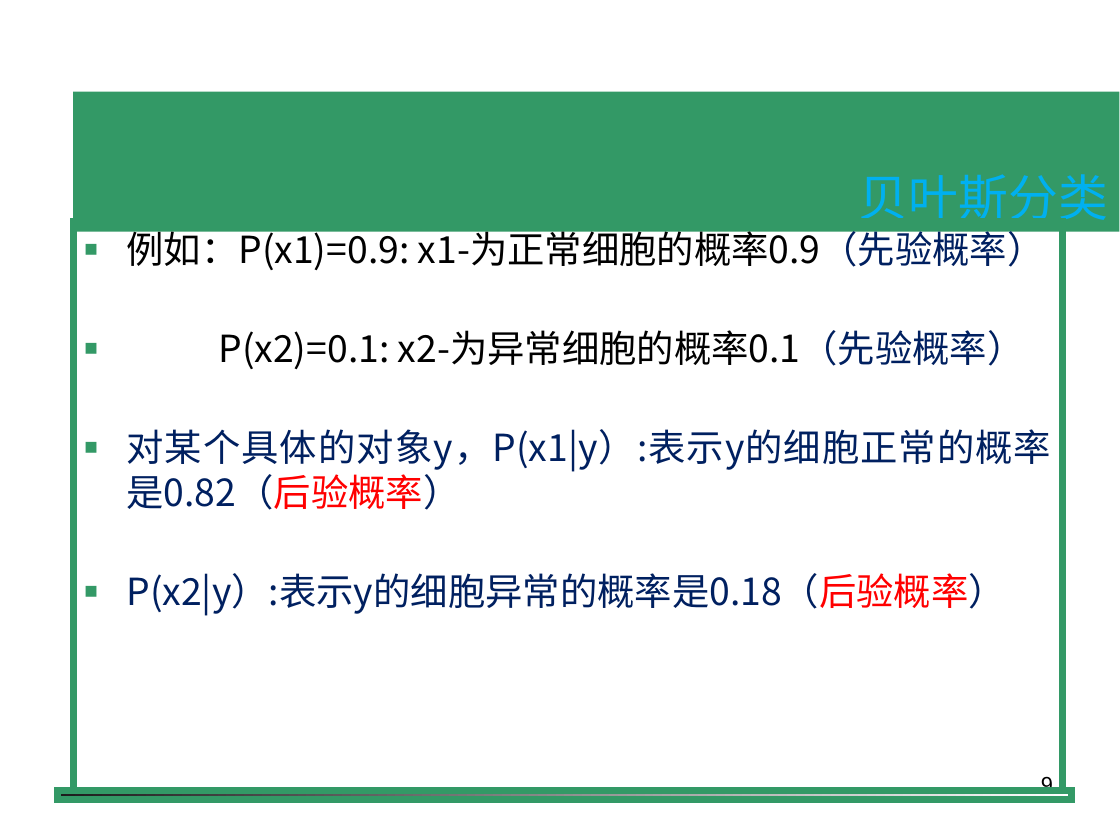
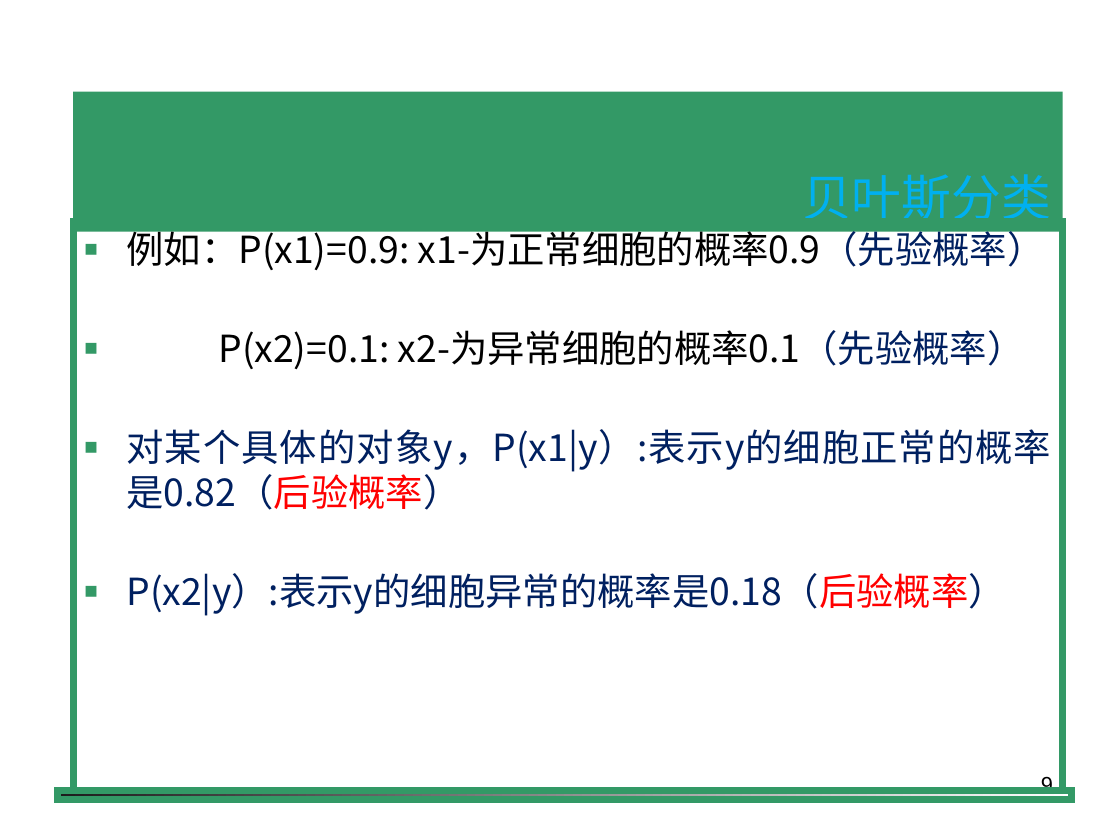
Before and after one commit to shfkuang/shfkuang.github.io, a slide deck: slide 9 of dm/ch4.4.ppt. Drawn at 1120x840 pixels with LibreOffice and Linux fonts; fonts in the diff are those of the drawing; background and template pictures are left out. Boxes give left, top, right and bottom in pixels: in the first picture for what was removed or moved away, otherwise in the second. Text is boxed around its words. In the diff, an @@ line names an element or a change of style, - is before the commit and + after.

```diff
--- a/dm/ch4.4.ppt
+++ b/dm/ch4.4.ppt
@@ title "贝叶斯分类" resized from (x1=73, y1=92, x2=1119, y2=232) to (x1=73, y1=92, x2=1062, y2=232) @@
```
Also in this commit, not shown: 1 other slide changed.
